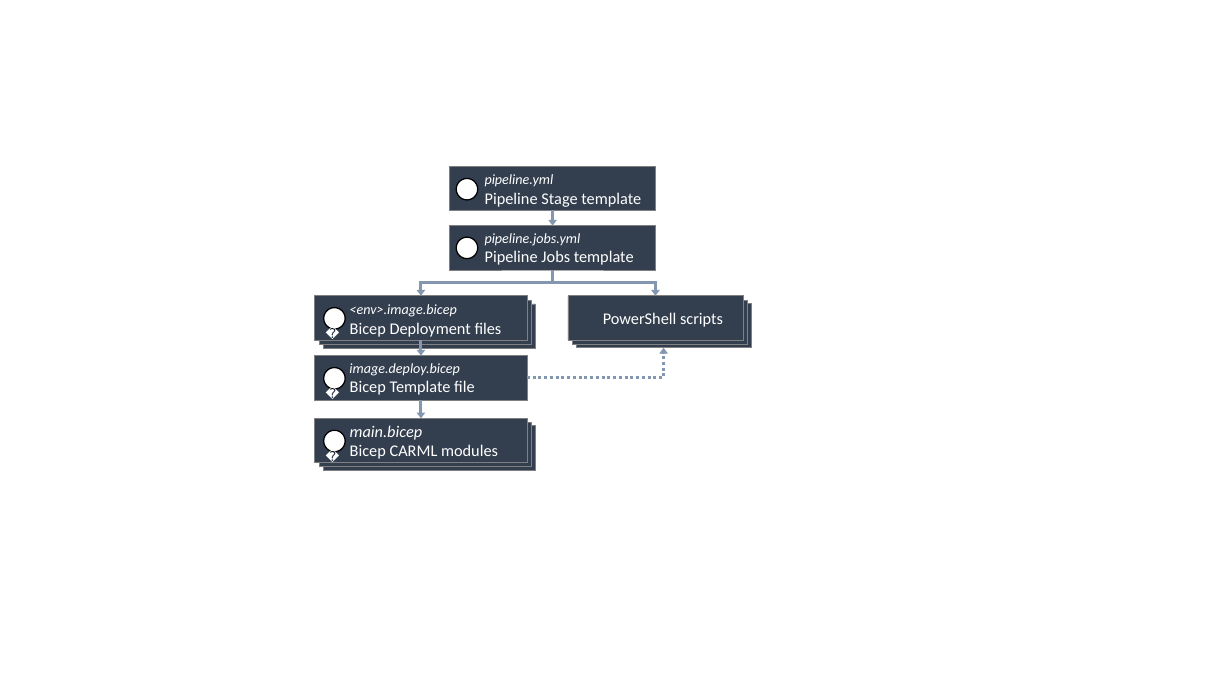
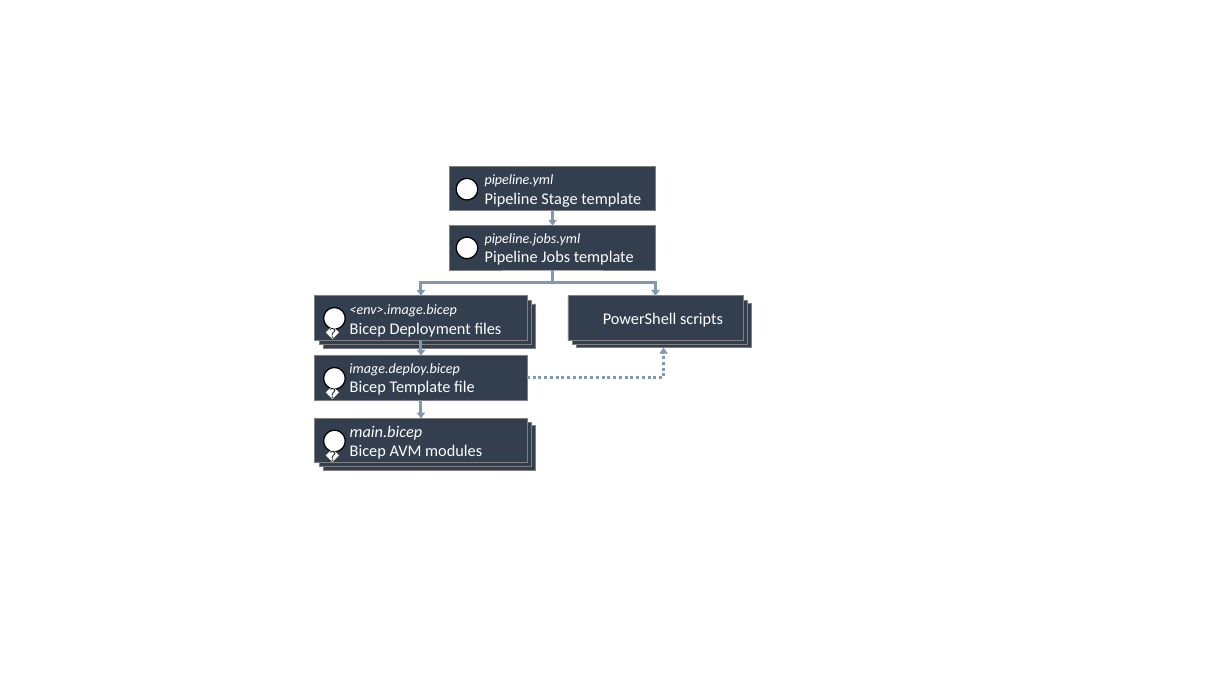
Before and after one commit to Azure/DevOps-Self-Hosted, a slide deck: slide 4 of docs/wiki/media/src/DevOps Self-Hosted Diagrams.pptx. Drawn at 1232x693 pixels with LibreOffice and Linux fonts; fonts in the diff are those of the drawing; background and template pictures are left out. Boxes give left, top, right and bottom in pixels: in the first picture for what was removed or moved away, otherwise in the second. Text is boxed around its words. In the diff, an @@ line names an element or a change of style, - is before the commit and + after.

```diff
--- a/docs/wiki/media/src/DevOps Self-Hosted Diagrams.pptx
+++ b/docs/wiki/media/src/DevOps Self-Hosted Diagrams.pptx
@@ text in rectangle at [350, 444, 482, 459]: text changed @@
-Bicep CARML modules
+Bicep AVM modules
```
Also in this commit, not shown: 2 other files.
